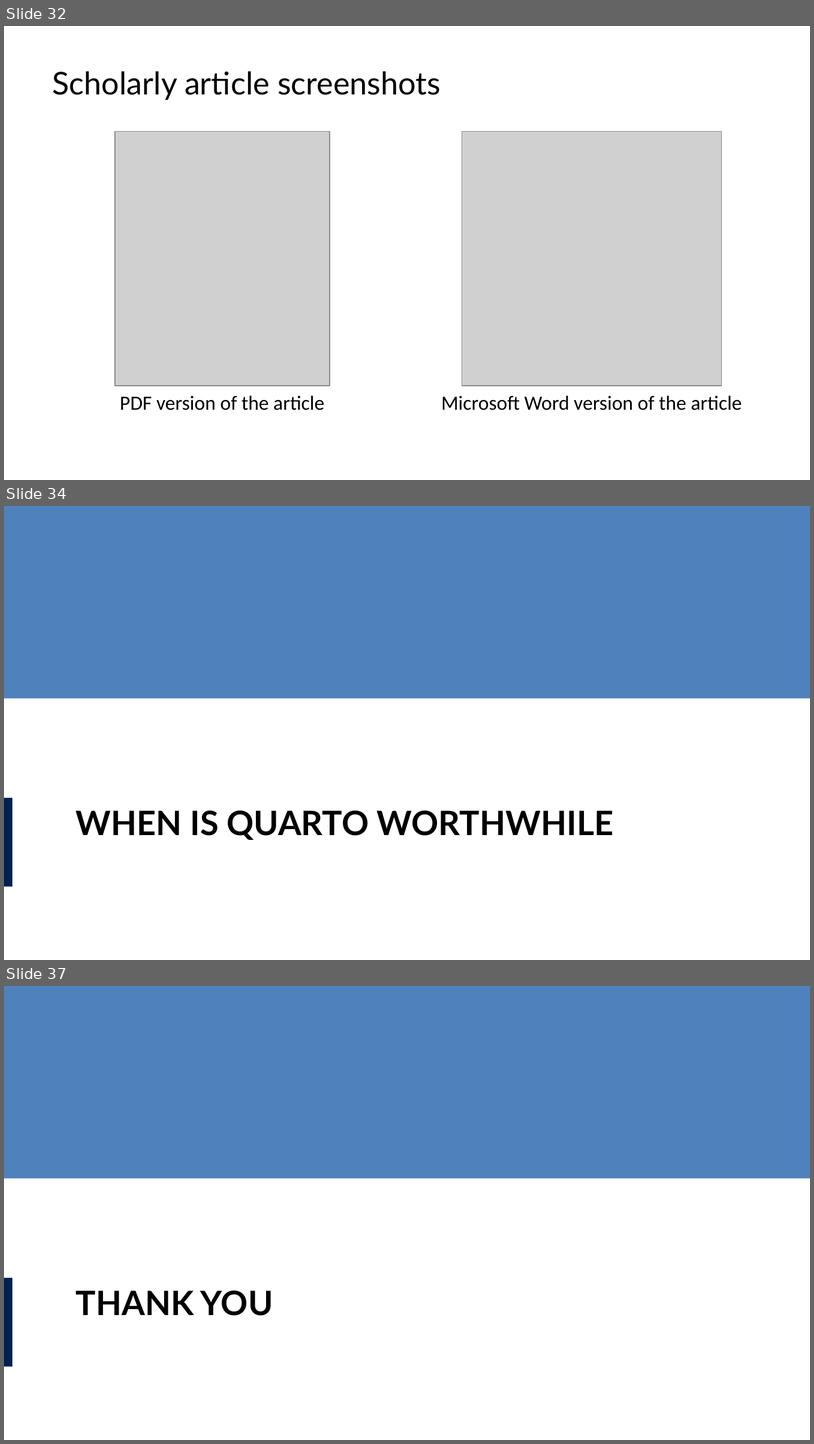
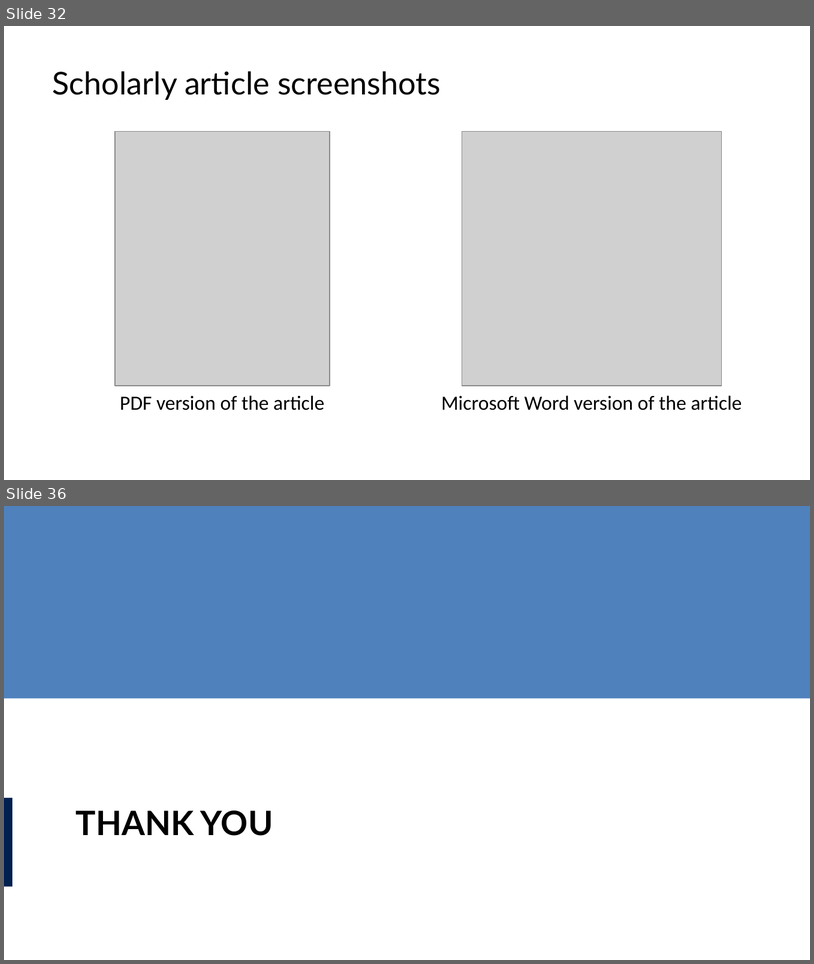
Before and after one commit to lucas-a-meyer/using-quarto, a slide deck: docs/presentation.pptx. Shown one above the other, each under a label of ours: slides 32, 34 and 37 before the commit, slides 32 and 36 after it; the slides between them are not shown. The pictures are 814x1444 and 814x964 pixels, drawn with LibreOffice and Linux fonts; fonts in the diff are those of the drawing; grey boxes stand for pictures. Boxes give left, top, right and bottom in pixels: in the first picture for what was removed or moved away, otherwise in the second. Text is boxed around its words. In the diff, an @@ line names an element or a change of style, - is before the commit and + after.

```diff
--- a/docs/presentation.pptx
+++ b/docs/presentation.pptx
@@ slide 34 removed at (x1=4, y1=506, x2=810, y2=960), background #FFFFFF; not listed: 2 template elements that a slide beside it also shows @@
@@ title removed at (x1=76, y1=810, x2=614, y2=840) @@
-WHEN IS QUARTO WORTHWHILE
@@ what was slide 37 is now slide 36 @@
```
Also in this commit, not shown: 2 slides changed, 1 slide added, 1 other slide removed, 7 other files.
